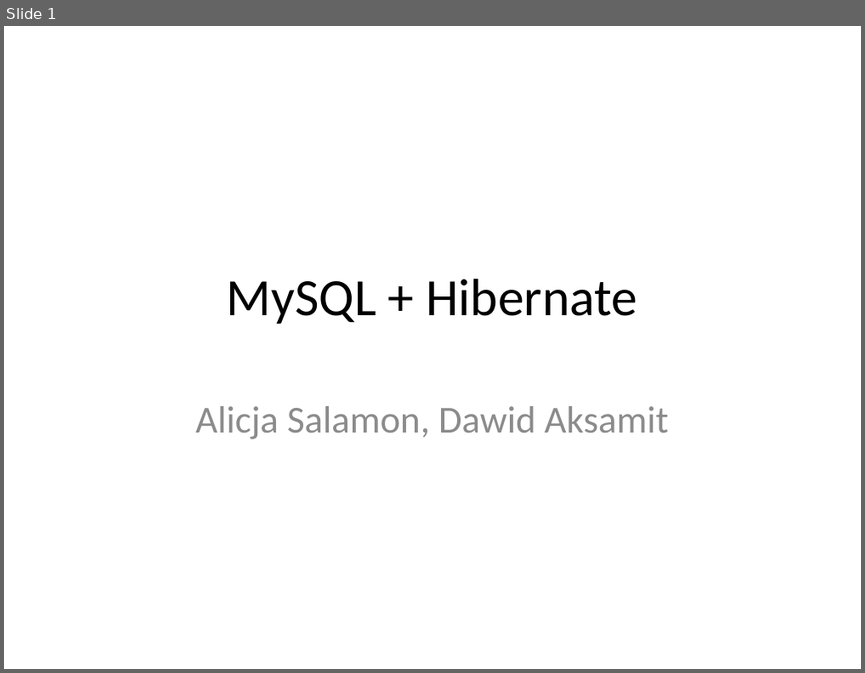
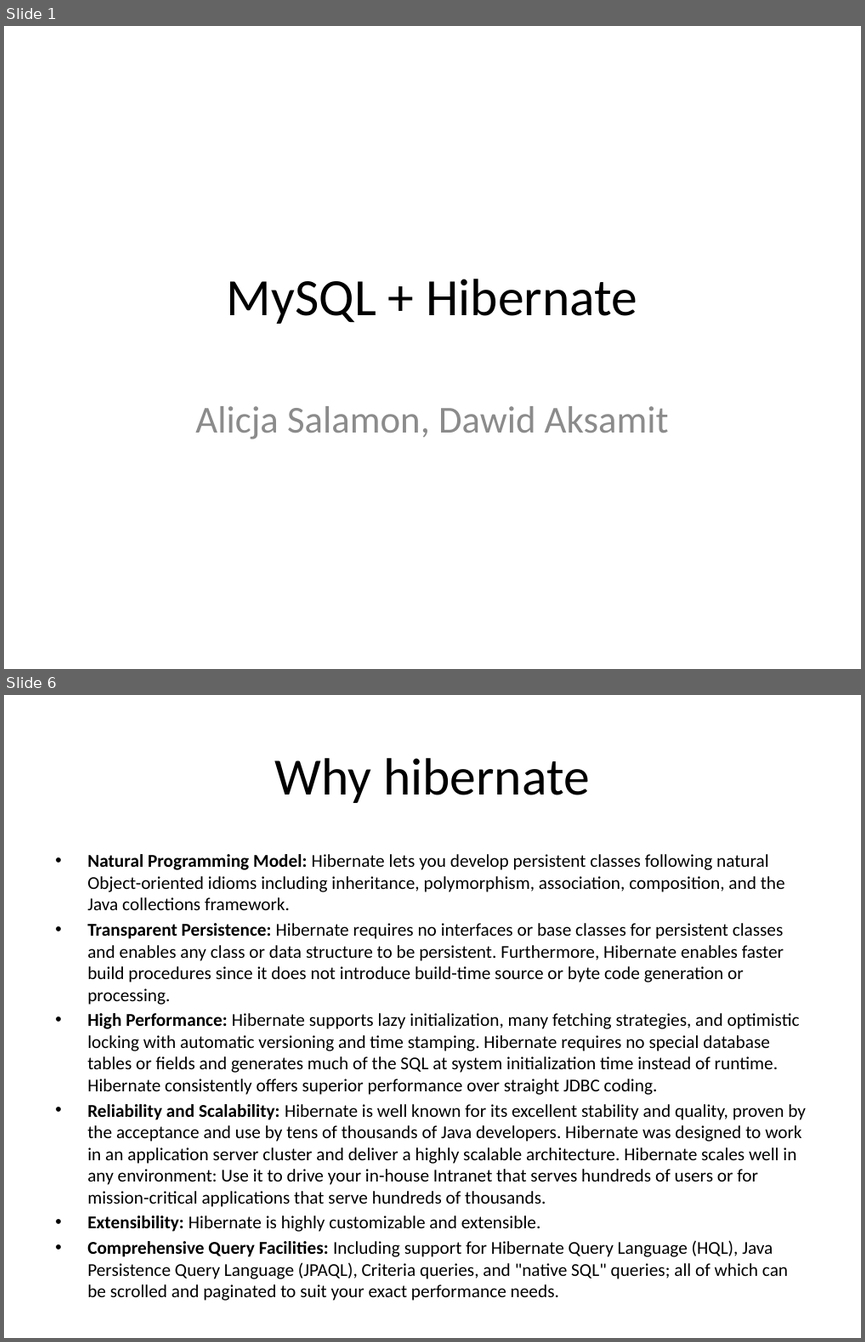
Before and after one commit to alicjasalamon/DB2, a slide deck: MySQL + Hibernate.pptx. Shown one above the other, each under a label of ours: slide 1 before the commit, slides 1 and 6 after it; the slides between them are not shown. The pictures are 865x673 and 865x1342 pixels, drawn with LibreOffice and Linux fonts; fonts in the diff are those of the drawing. Boxes give left, top, right and bottom in pixels: in the first picture for what was removed or moved away, otherwise in the second. Text is boxed around its words. In the diff, an @@ line names an element or a change of style, - is before the commit and + after.

```diff
--- a/MySQL + Hibernate.pptx
+++ b/MySQL + Hibernate.pptx
@@ slide 6 added at bbox=[4, 695, 861, 1338], background #FFFFFF @@
@@ title added at bbox=[274, 758, 590, 803], 44 pt, text #000000 @@
+Why hibernate
@@ text added at bbox=[87, 854, 806, 1279], 15.2 pt, text #000000 @@
+• Natural Programming Model: Hibernate lets you develop persistent classes following natural Object-oriented idioms including inheritance, polymorphism, association, composition, and the Java collections framework.
+• Transparent Persistence: Hibernate requires no interfaces or base classes for persistent classes and enables any class or data structure to be persistent. Furthermore, Hibernate enables faster build procedures since it does not introduce build-time source or byte code generation or processing.
+• High Performance: Hibernate supports lazy initialization, many fetching strategies, and optimistic locking with automatic versioning and time stamping. Hibernate requires no special database tables or fields and generates much of the SQL at system initialization time instead of runtime. Hibernate consistently offers superior performance over straight JDBC coding.
+• Reliability and Scalability: Hibernate is well known for its excellent stability and quality, proven by the acceptance and use by tens of thousands of Java developers. Hibernate was designed to work in an application server cluster and deliver a highly scalable architecture. Hibernate scales well in any environment: Use it to drive your in-house Intranet that serves hundreds of users or for mission-critical applications that serve hundreds of thousands.
+• Extensibility: Hibernate is highly customizable and extensible.
+• Comprehensive Query Facilities: Including support for Hibernate Query Language (HQL), Java Persistence Query Language (JPAQL), Criteria queries, and "native SQL" queries; all of which can be scrolled and paginated to suit your exact performance needs.
```
Also in this commit, not shown: 5 slides changed, 4 other slides added, 3 slides removed, 1 other file.
